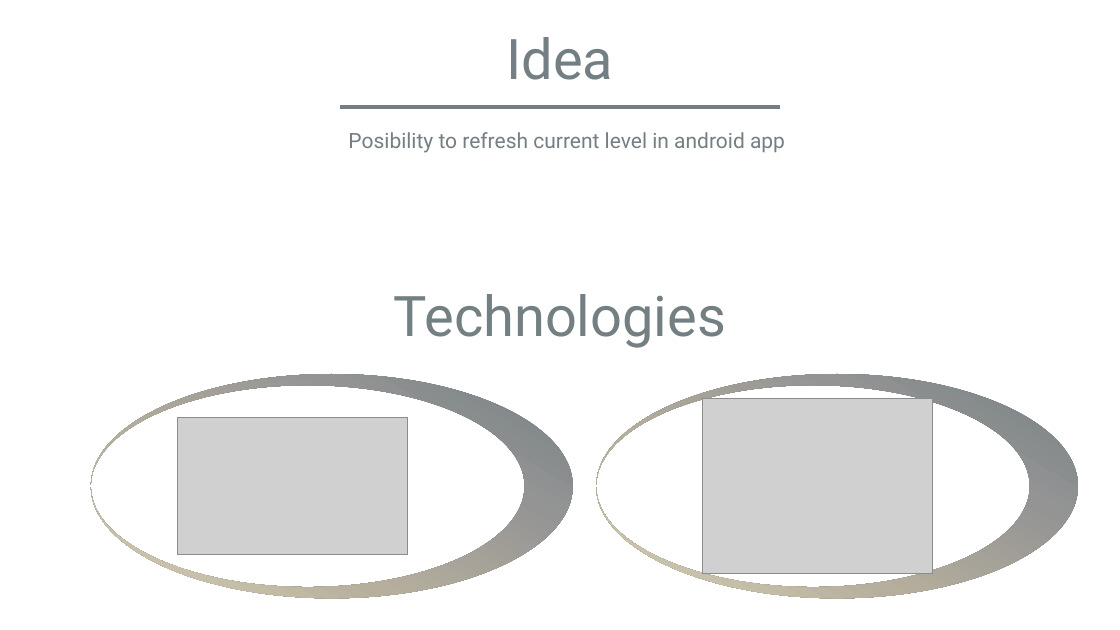
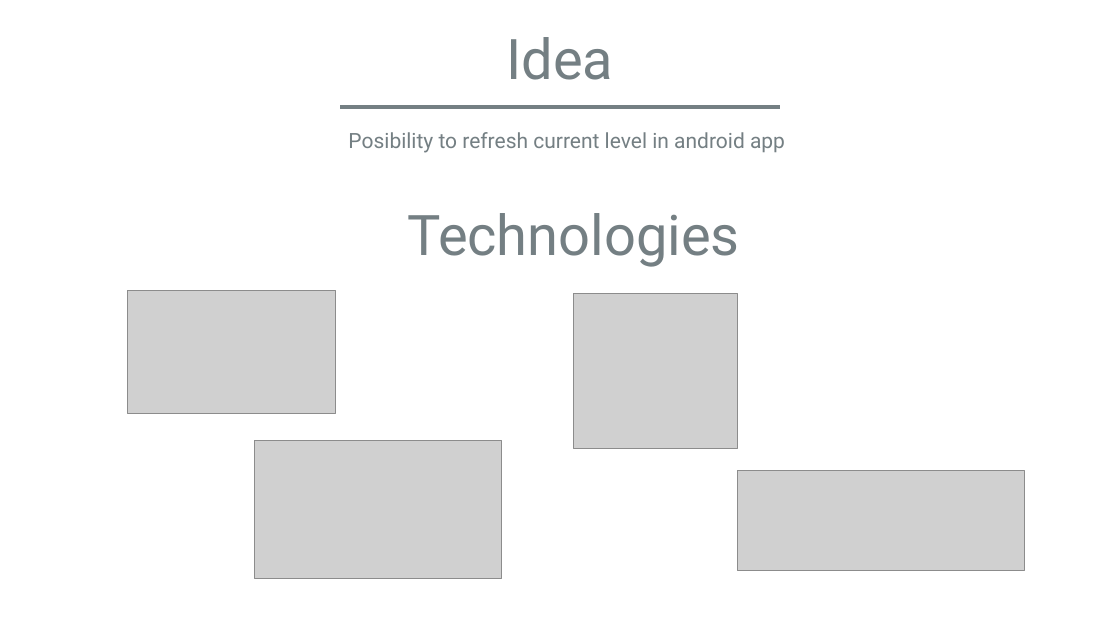
Before and after one commit to team37s1/e-advertisement, a slide deck: slide 8 of PredictionFeature/V 0.6.pptx. Drawn at 1120x630 pixels with LibreOffice and Linux fonts; fonts in the diff are those of the drawing; grey boxes stand for pictures. Boxes give left, top, right and bottom in pixels: in the first picture for what was removed or moved away, otherwise in the second. Text is boxed around its words. In the diff, an @@ line names an element or a change of style, - is before the commit and + after.

Commit message:
[^] Fix some photo

```diff
--- a/PredictionFeature/V 0.6.pptx
+++ b/PredictionFeature/V 0.6.pptx
@@ text "Technologies": place and size @@
-text "Technologies" at (394,294,726,348)
+text "Technologies" at (407,213,739,267)
@@ picture: place and size @@
-picture at (177,418,408,554)
+picture at (128,290,335,413)
@@ picture: place and size @@
-picture at (703,399,933,574)
+picture at (574,293,738,449)
@@ freeform shape removed at (91,374,573,599) @@
@@ freeform shape removed at (596,374,1078,599) @@
@@ picture added at (255,440,502,579) @@
@@ picture added at (737,471,1024,571) @@
```
Also in this commit, not shown: 4 other slides changed.
